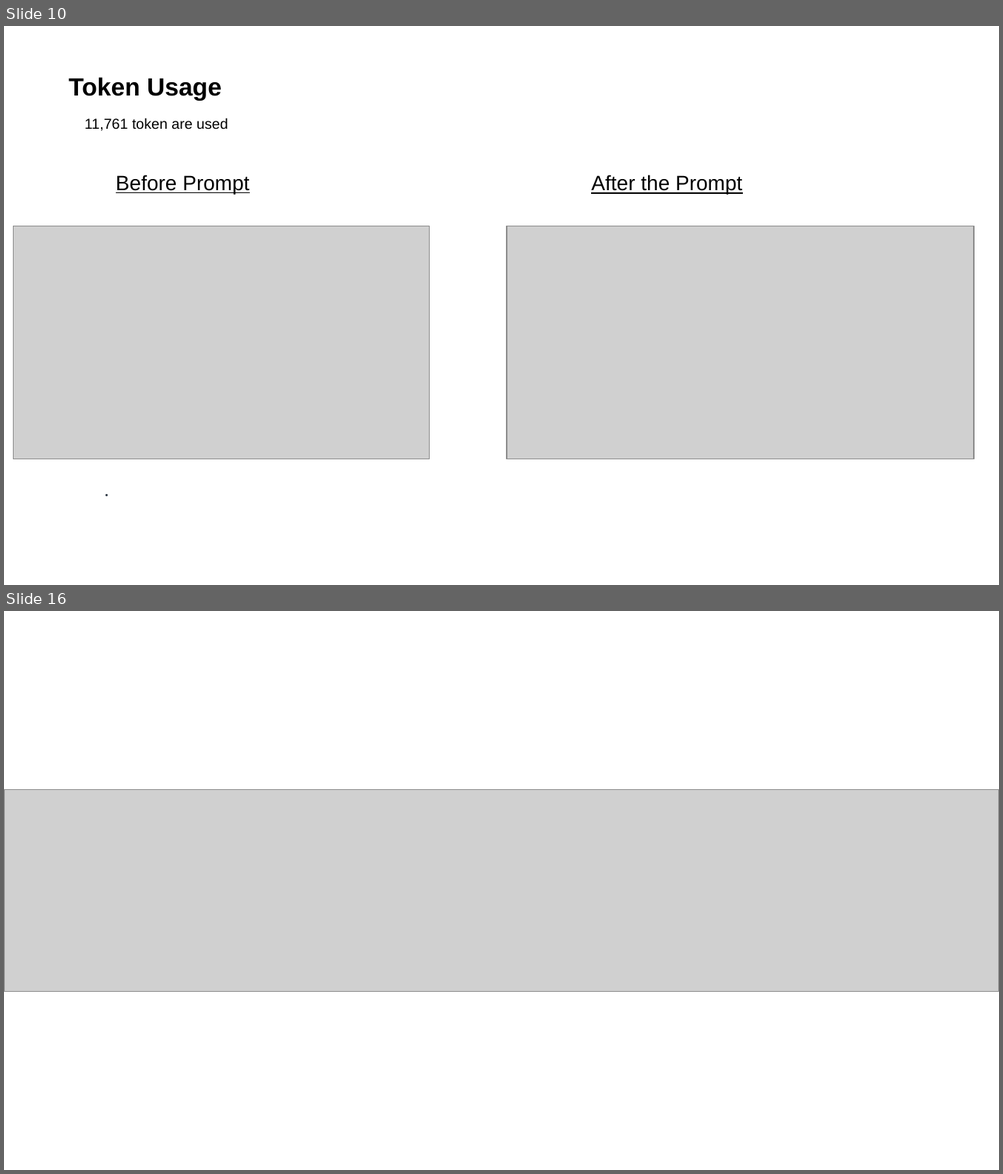
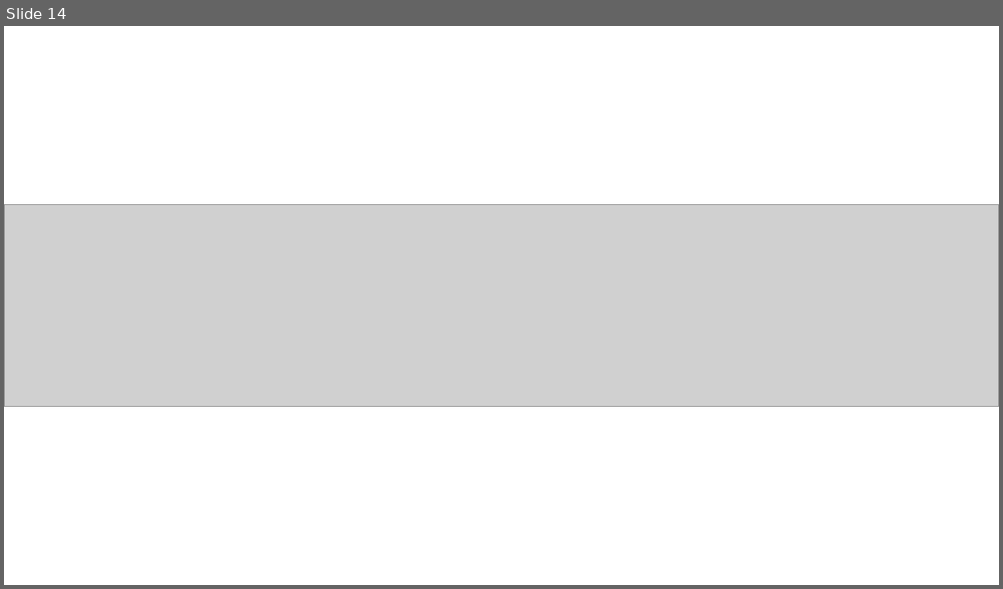
Before and after one commit to Asqi06/IBMhack, a slide deck: ibm.pptx. Shown one above the other, each under a label of ours: slides 10 and 16 before the commit, slide 14 after it; the slides between them are not shown. The pictures are 1003x1174 and 1003x589 pixels, drawn with LibreOffice and Linux fonts; fonts in the diff are those of the drawing; grey boxes stand for pictures. Boxes give left, top, right and bottom in pixels: in the first picture for what was removed or moved away, otherwise in the second. Text is boxed around its words. In the diff, an @@ line names an element or a change of style, - is before the commit and + after.

```diff
--- a/ibm.pptx
+++ b/ibm.pptx
@@ slide 10 removed at bbox=[4, 26, 999, 585], background #FFFFFF @@
@@ text removed at bbox=[68, 77, 222, 101] @@
-Token Usage
@@ text removed at bbox=[85, 118, 228, 131] @@
-11,761 token are used
@@ text removed at bbox=[116, 175, 249, 194] @@
-Before Prompt
@@ text removed at bbox=[591, 175, 742, 195] @@
-After the Prompt
@@ picture removed at bbox=[13, 226, 429, 459] @@
@@ picture removed at bbox=[507, 226, 974, 459] @@
@@ text removed at bbox=[103, 300, 713, 363] @@
-·
@@ text removed at bbox=[103, 385, 713, 448] @@
-·
@@ text removed at bbox=[103, 469, 713, 500] @@
-·
@@ what was slide 16 is now slide 14 @@
```
Also in this commit, not shown: 13 slides changed, 1 other slide removed, 10 other files.
